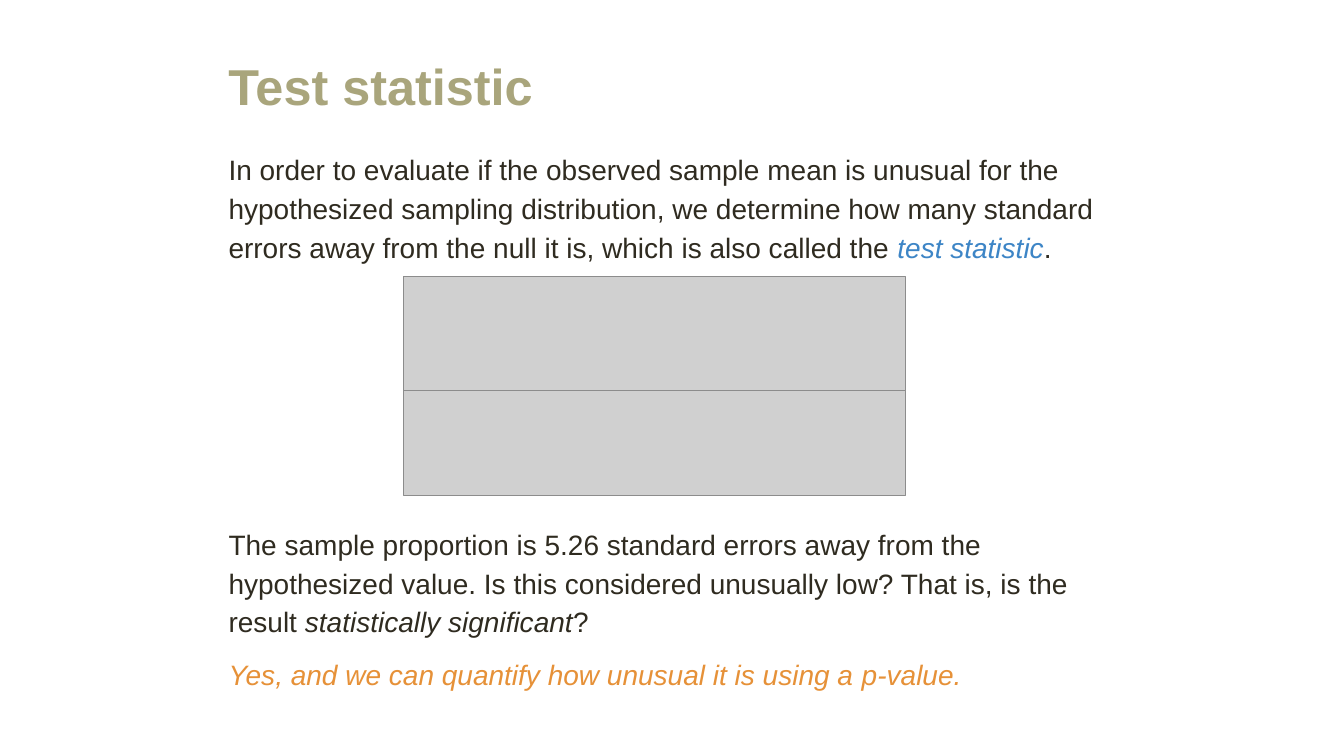
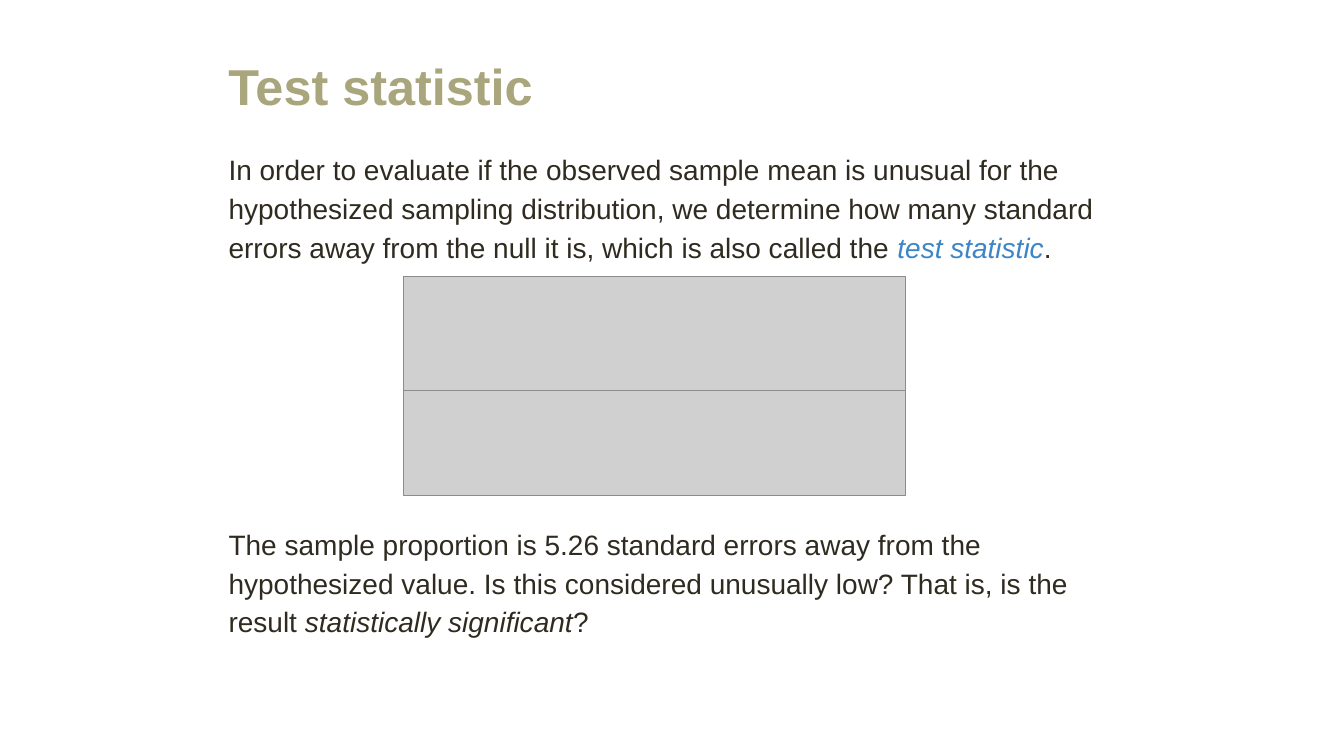
Before and after one commit to amosca01/MATH108-F23, a slide deck: slide 71 of slides/09-hypothesis-testing.pptx (slide 32 before the commit). Drawn at 1344x756 pixels with LibreOffice and Linux fonts; fonts in the diff are those of the drawing; grey boxes stand for pictures. Boxes give left, top, right and bottom in pixels: in the first picture for what was removed or moved away, otherwise in the second. Text is boxed around its words. In the diff, an @@ line names an element or a change of style, - is before the commit and + after.

```diff
--- a/slides/09-hypothesis-testing.pptx
+++ b/slides/09-hypothesis-testing.pptx
@@ text at bbox=[229, 664, 962, 690]: paragraph removed @@
-Yes, and we can quantify how unusual it is using a p-value.
```
Also in this commit, not shown: 16 other slides changed, 10 slides added, 10 slides removed, 2 other files.
